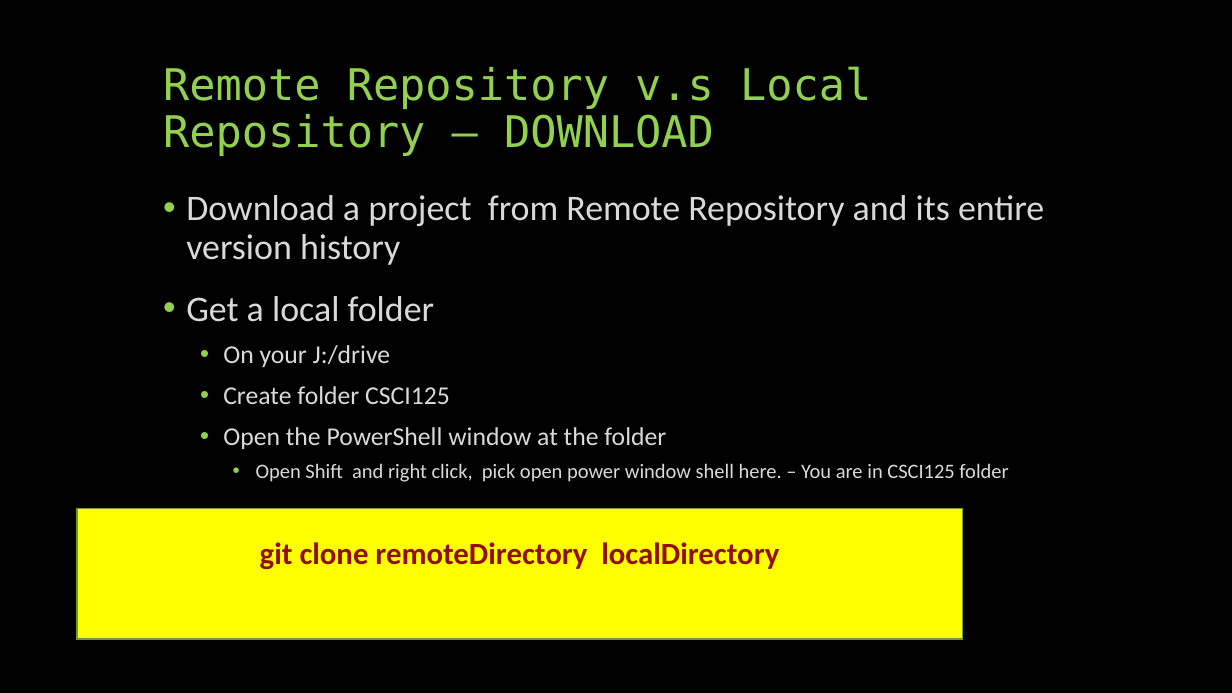
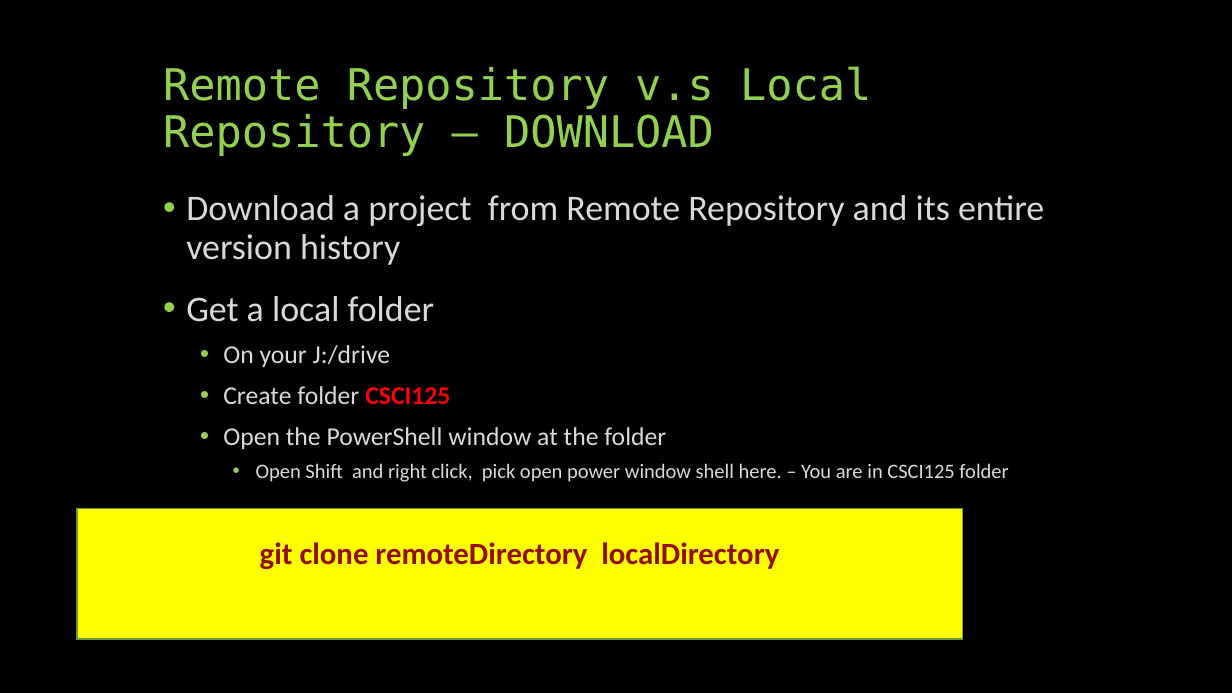
Before and after one commit to yilianz/CSCI125, a slide deck: slide 8 of LectureNotes/GitAndGitPages.pptx. Drawn at 1232x693 pixels with LibreOffice and Linux fonts; fonts in the diff are those of the drawing. Boxes give left, top, right and bottom in pixels: in the first picture for what was removed or moved away, otherwise in the second. Text is boxed around its words. In the diff, an @@ line names an element or a change of style, - is before the commit and + after.

```diff
--- a/LectureNotes/GitAndGitPages.pptx
+++ b/LectureNotes/GitAndGitPages.pptx
@@ text at (223,386,450,404): text colour #D9D9D9 to #FF0000, bold on in "CSCI125" @@
```
Also in this commit, not shown: 4 other slides changed, 1 slide added, 1 other file.
